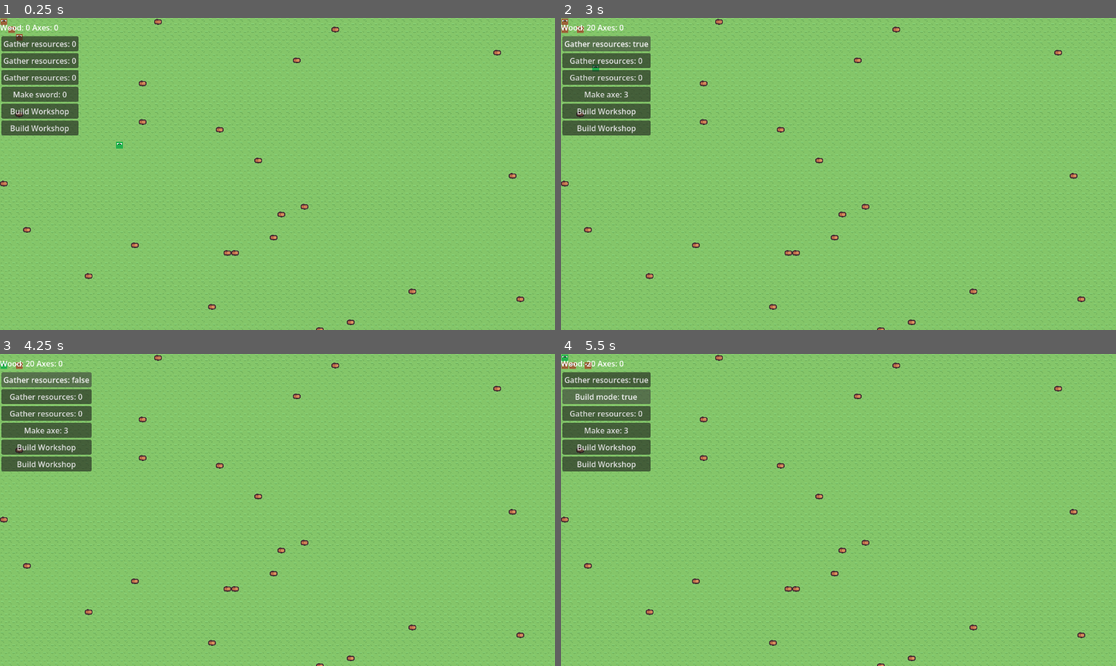
Above: before the commit, frames 1-4 (two rows, left to right).
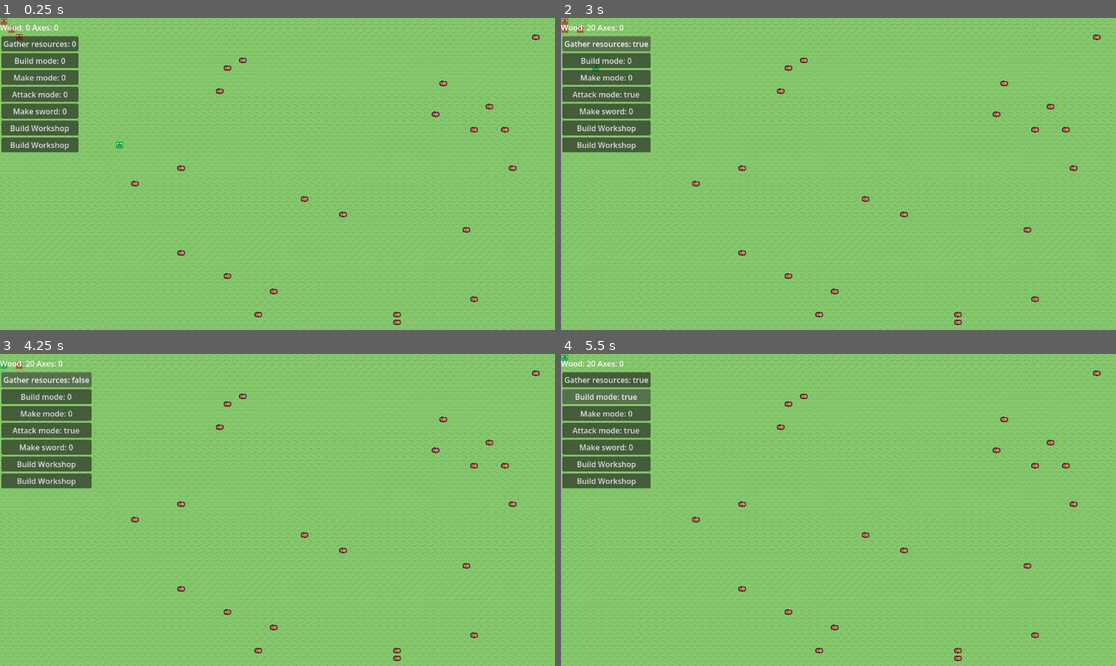
Above: after the commit, the same moments.

Repository: amandodaw/zd-prototype
Game: Godot game, scene res://scenes/world.tscn
The game is run twice, just before and just after one commit, with the same random seed, the same clock (stepped at 60 frames per second) and the same inputs.
Inputs (mouse positions are in pixels of both pictures, inside the frame that each line leads up to):
- Up to frame 1 (0.25 s): no input
- Up to frame 2 (3 s): click (599, 92) at 0.5 s, where only the run after the commit has a clickable "Attack mode: 0"; click (599, 92) at 1.25 s, where only the run after the commit has a clickable "Attack mode: true"; click (599, 92) at 2 s, where only the run after the commit has a clickable "Attack mode: false"; click "Gather resources: 0" at 2.75 s
- Up to frame 3 (4.25 s): click "Gather resources: true" at 3.5 s
- Up to frame 4 (5.5 s): click "Gather resources: false" at 4.25 s; click "Gather resources: 0" (after the commit: "Build mode: 0") at 5 s

The runs differ from the first frame. In frame 1, 2.2% of the frame differs, in the area x 0-98%, y 0-100%; in frame 2, 2.4%; in frame 3, 2.4%; in frame 4, 2.3%.

Commit message:
Cambiado sistema de reserva de resources. Ahora resourcecomponent tiene una variable reserved. Cualquier cosa que se coja o caiga al suelo puede ser resource mientras esté en el suelo. Mucho lio?

Diff:
--- a/scenes/canvas_layer.tscn
+++ b/scenes/canvas_layer.tscn
@@ -55,11 +55,15 @@
 
 [node name="BuildButton" type="Button" parent="UI/BottomPanel/Orders/VBoxContainer" unique_id=2109771159]
 layout_mode = 2
-text = "Gather resources: 0"
+text = "Build mode: 0"
 
 [node name="MakeButton" type="Button" parent="UI/BottomPanel/Orders/VBoxContainer" unique_id=956975191]
 layout_mode = 2
-text = "Gather resources: 0"
+text = "Make mode: 0"
+
+[node name="AttackButton" type="Button" parent="UI/BottomPanel/Orders/VBoxContainer" unique_id=1517351460]
+layout_mode = 2
+text = "Attack mode: 0"
 
 [node name="MakeAxe" type="Button" parent="UI/BottomPanel/Orders/VBoxContainer" unique_id=992665159]
 layout_mode = 2
@@ -76,6 +80,7 @@
 [connection signal="pressed" from="UI/BottomPanel/Orders/VBoxContainer/GatherButton" to="UI" method="_on_gather_button_pressed"]
 [connection signal="pressed" from="UI/BottomPanel/Orders/VBoxContainer/BuildButton" to="UI" method="_on_build_button_pressed"]
 [connection signal="pressed" from="UI/BottomPanel/Orders/VBoxContainer/MakeButton" to="UI" method="_on_make_button_pressed"]
+[connection signal="pressed" from="UI/BottomPanel/Orders/VBoxContainer/AttackButton" to="UI" method="_on_attack_button_pressed"]
 [connection signal="pressed" from="UI/BottomPanel/Orders/VBoxContainer/MakeAxe" to="UI" method="_on_make_sword_pressed"]
 [connection signal="pressed" from="UI/BottomPanel/Orders/VBoxContainer/BuildWorkshop" to="UI" method="_on_build_workshop_pressed"]
 [connection signal="pressed" from="UI/BottomPanel/Orders/VBoxContainer/BuildWall" to="UI" method="_on_build_wall_pressed"]
--- a/scripts/components/actions/attack_action.gd
+++ b/scripts/components/actions/attack_action.gd
@@ -5,19 +5,18 @@
 	var pos_comp : PositionComponent = entity.get_component(PositionComponent)
 	var target_comp : TargetComponent = entity.get_component(TargetComponent)
 	var attack_comp : AttackComponent = entity.get_component(AttackComponent)
-	if !is_instance_valid(target_comp.attack_target):
+
+	if !is_instance_valid(target_comp.target):
+		finished = true
 		return
-	#print("Intentaré atacar en ", target_comp.target_pos)
-	#print("Estoy en  ", pos_comp.grid_pos)
-	#print("Objetivo está en ", target_comp.attack_target.get_component(PositionComponent).grid_pos)
-	if GridUtils.is_adjacent(pos_comp.grid_pos, target_comp.attack_target.get_component(PositionComponent).grid_pos):
+
+	if GridUtils.is_adjacent(pos_comp.grid_pos, target_comp.target.get_component(PositionComponent).grid_pos):
 		if attack_comp.attack_cooldown<attack_comp.attack_speed:
 			attack_comp.attack_cooldown+=delta
 			return
 		attack_comp.attack_cooldown=0
-		print("ESTOY AQUI")
-		target_comp.attack_target.get_component(HealthComponent).health -= attack_comp.attack_damage
-		if target_comp.attack_target.get_component(HealthComponent).health <= 0:
+		target_comp.target.get_component(HealthComponent).health -= attack_comp.attack_damage
+		if target_comp.target.get_component(HealthComponent).health <= 0:
 			finished = true
 		return
 	else:
--- a/scripts/components/actions/gather_action.gd
+++ b/scripts/components/actions/gather_action.gd
@@ -14,7 +14,6 @@
 		cancel_picking(entity)
 		return
 
-
 	if GridUtils.is_adjacent(position_comp.grid_pos, target_comp.target_pos):
 		entity.elements_map.erase_cell(target_comp.target_pos)
 		city_comp.entities.erase(target_comp.target_pos)
@@ -29,12 +28,11 @@
 	ai_comp.current_job = CityComponent.Tasks.IDLE
 	target_comp.target_pos = GridUtils.INVALID
 	finished = true
-	print("He terminado y mi plan es: ", entity.get_component(PlanComponent).plan)
 
 func cancel_picking(entity : Entity):
 	var target_comp : TargetComponent = entity.get_component(TargetComponent)
 	var city_comp : CityComponent = entity.get_component(AIComponent).city_comp
 	var plan_comp : PlanComponent = entity.get_component(PlanComponent)
 	plan_comp.plan.clear()
-	city_comp.reserved_tiles.erase(target_comp.target_pos)
+	target_comp.target.get_component(ResourceComponent).reserved = false
 	stop_picking(entity)
--- /dev/null
+++ b/scripts/components/actions/resource_component.gd
@@ -0,0 +1,3 @@
+class_name ResourceComponent
+
+var reserved : bool = false
--- a/scripts/components/city_component.gd
+++ b/scripts/components/city_component.gd
@@ -16,7 +16,8 @@
 	Tasks.GATHER_RESOURCES : false,
 	Tasks.BUILD : false,
 	Tasks.MAKE : false,
-	Tasks.IDLE : false
+	Tasks.IDLE : false,
+	Tasks.ATTACK : false
 }
 
 var build_orders : Dictionary[Vector2i, BuildOrderComponent] = {}
--- a/scripts/components/target_component.gd
+++ b/scripts/components/target_component.gd
@@ -1,5 +1,5 @@
 class_name TargetComponent
 
-var attack_target : Entity = null
+var target : Entity = null
 var target_pos : Vector2i = GridUtils.INVALID
-var adyacent_target_pos : Vector2i = GridUtils.INVALID
+var target_type : Entity.Entity_type
--- a/scripts/entity.gd
+++ b/scripts/entity.gd
@@ -23,7 +23,8 @@
 
 enum Entity_type {
 	HUMAN,
-	ZOMBIE
+	ZOMBIE,
+	RESOURCE
 }
 var entity_type : Entity_type
 
--- a/scripts/map.gd
+++ b/scripts/map.gd
@@ -5,6 +5,8 @@
 
 var ground_tile : Vector2i = Vector2i(1, 0)
 var wood_tile : Vector2i = Vector2i(10, 8)
+
+var entities : Array[Entity]
 
 @onready var city_comp : CityComponent
 
@@ -22,7 +24,8 @@
 		for j in range(height):
 			ground_layer.set_cell(Vector2i(i, j), 0, ground_tile)
 
-func add_wood(amount: int) -> void:
+func add_wood_random(amount: int) -> void:
+	var invalid_tiles = get_entity_tiles()
 	for i in range(amount):
 
 		var pos = Vector2i(
@@ -31,13 +34,30 @@
 		)
 
 		# evitar sobreescribir otra entidad
-		if pos in city_comp.entities:
+		if pos in invalid_tiles:
 			continue
 
-		element_layer.set_cell(pos, 0, wood_tile)
-		city_comp.astar.set_point_solid(pos, true)
-		city_comp.entities[pos] = "wood"
+		add_wood(pos)
+
+func add_wood(pos : Vector2i):
+	var wood := Entity.new()
+	var wood_pos := PositionComponent.new()
+	wood_pos.grid_pos = pos
+	wood.add_component(wood_pos)
+	wood.add_component(ResourceComponent.new())
+	wood.entity_type = Entity.Entity_type.RESOURCE
+	element_layer.set_cell(pos, 0, wood_tile)
+	city_comp.astar.set_point_solid(pos, true)
+	entities.append(wood)
 
 func check_wood() -> void:
-	if not city_comp.entities.values().has("wood") and not city_comp.entities.values().has("reserved"):
-		add_wood(10)
+	for entity in entities:
+		if entity.has_component(ResourceComponent):
+			return
+	add_wood_random(10)
+
+func get_entity_tiles() -> Array[Vector2i]:
+	var entity_tiles : Array[Vector2i] = []
+	for entity in entities:
+		entity_tiles.append(entity.get_component(PositionComponent).grid_pos)
+	return entity_tiles
--- a/scripts/systems/action_system.gd
+++ b/scripts/systems/action_system.gd
@@ -2,6 +2,8 @@
 
 func update(delta : float, entities: Array[Entity]):
 	for e in entities:
+		if !e.has_component(PlanComponent):
+			continue
 		var plan_comp : PlanComponent = e.get_component(PlanComponent)
 		var target_comp : TargetComponent = e.get_component(TargetComponent)
 		if not plan_comp:
@@ -23,4 +25,4 @@
 			if plan_comp.plan.is_empty():
 				print("plan terminado")
 				target_comp.target_pos = GridUtils.INVALID
-				target_comp.attack_target = null
+				target_comp.target = null
--- a/scripts/systems/ai_system.gd
+++ b/scripts/systems/ai_system.gd
@@ -2,13 +2,15 @@
 
 func update(delta : float, entities :  Array[Entity]):
 	for entity in entities:
+		if !entity.has_component(AIComponent):
+			continue
 		match entity.entity_type:
 			Entity.Entity_type.HUMAN:
-				check_job(delta, entity)
+				check_job(delta, entity, entities)
 			Entity.Entity_type.ZOMBIE:
-				find_human(delta, entity, entities)
+				check_target(delta, entity, entities, Entity.Entity_type.HUMAN)
 
-func check_job(delta : float, entity : Entity):
+func check_job(delta : float, entity : Entity, entities : Array[Entity]):
 	var ai_comp : AIComponent = entity.get_component(AIComponent)
 	var city_comp : CityComponent = ai_comp.city_comp
 	var plan : PlanComponent = entity.get_component(PlanComponent)
@@ -18,6 +20,10 @@
 		#if ai_comp.current_job != city_comp.Tasks.IDLE and city_comp.tasks[ai_comp.current_job]:
 		if ai_comp.current_job != CityComponent.Tasks.IDLE:
 			return
+
+		if city_comp.tasks[CityComponent.Tasks.ATTACK]:
+			if check_target(delta, entity, entities, Entity.Entity_type.ZOMBIE):
+				return
 
 		if city_comp.tasks[city_comp.Tasks.BUILD] and !city_comp.build_orders.is_empty():
 			if has_build_order(entity, city_comp.build_orders):
@@ -67,12 +73,15 @@
 		return true
 	return false
 
-func find_human(delta : float, entity : Entity, entities : Array[Entity]) -> void:
+func check_target(delta : float, entity : Entity, entities : Array[Entity], target_type : Entity.Entity_type) -> bool:
+	var target_comp : TargetComponent = entity.get_component(TargetComponent)
 	var ai_comp : AIComponent = entity.get_component(AIComponent)
 	var city_comp : CityComponent = ai_comp.city_comp
 
 	for posible_target in entities:
-		if posible_target.entity_type == Entity.Entity_type.HUMAN:
+		if posible_target.entity_type == target_type:
 			ai_comp.current_job = CityComponent.Tasks.ATTACK
-			return
+			target_comp.target_type = target_type
+			return true
 	ai_comp.current_job = CityComponent.Tasks.IDLE
+	return false
--- a/scripts/systems/health_system.gd
+++ b/scripts/systems/health_system.gd
@@ -2,6 +2,8 @@
 
 func update(delta : float, entities :  Array[Entity]):
 	for entity in entities:
+		if !entity.has_component(HealthComponent):
+			continue
 		var health_comp : HealthComponent = entity.get_component(HealthComponent)
 		if health_comp.health <= 0:
 			die(entity, entities)
@@ -14,3 +16,7 @@
 	city_comp.reserved_tiles.erase(target_comp.target_pos)
 	entities.erase(entity)
 	entity.queue_free()
+
+func take_damage(entity : Entity, damage_amount : int):
+	var health_comp : HealthComponent = entity.get_component(HealthComponent)
+	pass
--- a/scripts/systems/path_system.gd
+++ b/scripts/systems/path_system.gd
@@ -4,6 +4,8 @@
 
 func update(delta : float, entities : Array[Entity]):
 	for entity in entities:
+		if !entity.has_component(PathComponent):
+			continue
 		var path_comp : PathComponent = entity.get_component(PathComponent)
 		if path_comp.needs_repath:
 			set_astar_path(entity)
@@ -15,7 +17,8 @@
 func set_astar_path(entity : Entity) ->void:
 	var choosed_pos = entity.get_component(TargetComponent).target_pos
 	var path_comp : PathComponent = entity.get_component(PathComponent)
-	var target_pos : TargetComponent = entity.get_component(TargetComponent)
+	var target_comp : TargetComponent = entity.get_component(TargetComponent)
+	var target : Entity = target_comp.target
 	var pos_comp : PositionComponent = entity.get_component(PositionComponent)
 	#var city_comp = entity.get_component(AIComponent).city_comp
 
@@ -24,9 +27,8 @@
 	#Hay que revisar esta condicion. Puede dar problemas con ataques de rango
 	#Ya hecho. Si el target es el mismo que el de la posicion del attack target siempre que no sea null, elegir adyacente.
 	#Cuando haga ranged attack, elegirá otra posición para atacar
-	if astar.is_point_solid(target_pos.target_pos) or (target_pos.attack_target != null and target_pos.target_pos == target_pos.attack_target.get_component(PositionComponent).grid_pos):
-		target_pos.adyacent_target_pos =  choose_adjacent(entity)
-		choosed_pos = target_pos.adyacent_target_pos
+	if astar.is_point_solid(target_comp.target_pos) or (target_comp.target != null and target_comp.target_pos == target_comp.target.get_component(PositionComponent).grid_pos):
+		choosed_pos = choose_adjacent(entity)
 	if choosed_pos == GridUtils.INVALID:
 		print("no path to take")
 		return
--- a/scripts/systems/planner_system.gd
+++ b/scripts/systems/planner_system.gd
@@ -2,6 +2,8 @@
 
 func update(delta : float, entities :  Array[Entity]):
 	for entity in entities:
+		if !entity.has_component(PlanComponent):
+			continue
 		var ai_comp : AIComponent = entity.get_component(AIComponent)
 		var city_comp : CityComponent = ai_comp.city_comp
 		var pos : PositionComponent = entity.get_component(PositionComponent)
--- a/scripts/systems/target_system.gd
+++ b/scripts/systems/target_system.gd
@@ -2,6 +2,8 @@
 
 func update(delta : float, entities :  Array[Entity]):
 	for entity in entities:
+		if !entity.has_component(TargetComponent):
+			continue
 		var ai_comp : AIComponent = entity.get_component(AIComponent)
 		var target_comp : TargetComponent = entity.get_component(TargetComponent)
 		var plan_comp : PlanComponent = entity.get_component(PlanComponent)
@@ -20,7 +22,7 @@
 
 			CityComponent.Tasks.GATHER_RESOURCES:
 				if plan_comp.current_action == null and target_comp.target_pos == GridUtils.INVALID:
-					if !find_wood(entity):
+					if !find_wood(entity, entities):
 						ai_comp.current_job = CityComponent.Tasks.IDLE
 
 			CityComponent.Tasks.IDLE:
@@ -29,21 +31,22 @@
 
 			CityComponent.Tasks.ATTACK:
 				if plan_comp.current_action == null and target_comp.target_pos == GridUtils.INVALID:
-					if !choose_attack_target(entity, entities):
+					if !choose_attack_target(entity, entities, target_comp.target_type):
 						ai_comp.current_job = CityComponent.Tasks.IDLE
 
 		if old_target!=target_comp.target_pos:
 			path_comp.needs_repath = true
 
-func find_wood(entity : Entity):
+func find_wood(entity : Entity, entities :  Array[Entity]):
 	var city_comp : CityComponent = entity.get_component(AIComponent).city_comp
 	var target_comp : TargetComponent = entity.get_component(TargetComponent)
-	var new_target = find_nearest(entity, "wood")
-	if new_target == GridUtils.INVALID or new_target in city_comp.reserved_tiles:
+	var new_target = find_nearest(entity, entities, Entity.Entity_type.RESOURCE)
+	if new_target == null:
 		print("could not find wood")
 		return false
-	target_comp.target_pos = new_target
-	reserve_target(entity)
+	target_comp.target = new_target
+	target_comp.target_pos = new_target.get_component(PositionComponent).grid_pos
+	new_target.get_component(ResourceComponent).reserved = true
 	return true
 
 func take_build_action(entity : Entity) -> bool:
@@ -68,31 +71,32 @@
 func reserve_target(entity : Entity) -> void:
 	var city_comp = entity.get_component(AIComponent).city_comp
 	city_comp.reserved_tiles.set(entity.get_component(TargetComponent).target_pos, true)
+	print("TILES RESERVADAS: ", city_comp.reserved_tiles)
 
 func release_target(entity : Entity) -> void:
 	var city_comp = entity.get_component(AIComponent).city_comp
 	if entity.get_component(TargetComponent).target_pos in city_comp.reserved_tiles:
 		city_comp.reserved_tiles.erase(entity.get_component(TargetComponent).target_pos)
+		print("TILES LIBERADAS: ", city_comp.reserved_tiles)
 
-func find_nearest(entity : Entity, type:String) -> Vector2i:
+func find_nearest(entity : Entity, entities :  Array[Entity], target_type : Entity.Entity_type) -> Entity:
 	var city_comp = entity.get_component(AIComponent).city_comp
 
-	var best := GridUtils.INVALID
+	var best : Entity = null
 	var best_dist := 999999
 
-	for tile in city_comp.entities:
-
-		if city_comp.entities[tile] != type:
+	for posible_target in entities:
+		if posible_target.entity_type != target_type:
 			continue
 
-		if tile in city_comp.reserved_tiles:
+		if target_type == Entity.Entity_type.RESOURCE and posible_target.get_component(ResourceComponent).reserved:
 			continue
 
-		var dist = abs(tile.x - entity.get_component(PositionComponent).grid_pos.x) + abs(tile.y - entity.get_component(PositionComponent).grid_pos.y)
+		var dist = abs(posible_target.get_component(PositionComponent).grid_pos.x - entity.get_component(PositionComponent).grid_pos.x) + abs(posible_target.get_component(PositionComponent).grid_pos.y - entity.get_component(PositionComponent).grid_pos.y)
 
 		if dist < best_dist:
 			best_dist = dist
-			best = tile
+			best = posible_target
 
 	return best
 
@@ -178,11 +182,11 @@
 		return true
 	return false
 
-func choose_attack_target(entity: Entity, entities :  Array[Entity]) -> bool:
+func choose_attack_target(entity: Entity, entities :  Array[Entity], target_type : Entity.Entity_type) -> bool:
 	var target_comp : TargetComponent = entity.get_component(TargetComponent)
 	for posible_target in entities:
-		if posible_target.entity_type != entity.entity_type:
-			target_comp.attack_target = posible_target
+		if posible_target.entity_type == target_type:
+			target_comp.target = posible_target
 			target_comp.target_pos = posible_target.get_component(PositionComponent).grid_pos
 			return true
 	return false
--- a/scripts/ui.gd
+++ b/scripts/ui.gd
@@ -7,6 +7,7 @@
 @onready var build_button : Button = $BottomPanel/Orders/VBoxContainer/BuildButton
 @onready var make_button : Button = $BottomPanel/Orders/VBoxContainer/MakeButton
 @onready var make_axe_button : Button = $BottomPanel/Orders/VBoxContainer/MakeAxe
+@onready var attack_button : Button = $BottomPanel/Orders/VBoxContainer/AttackButton
 
 var city_comp : CityComponent
 
@@ -102,3 +103,8 @@
 		data.origin,
 		data.form
 	)
+
+
+func _on_attack_button_pressed() -> void:
+	city_comp.tasks[city_comp.Tasks.ATTACK] = !city_comp.tasks[city_comp.Tasks.ATTACK]
+	attack_button.text = "Attack mode: " + str(city_comp.tasks[city_comp.Tasks.ATTACK])
--- a/scripts/world.gd
+++ b/scripts/world.gd
@@ -29,6 +29,7 @@
 	city_comp = CityComponent.new()
 	city_comp.astar = astar
 	map.city_comp = city_comp
+	map.entities = entities
 	map.init_map()
 
 	var ground_layer : TileMapLayer = map.ground_layer
@@ -39,7 +40,7 @@
 
 	astar.update()
 
-	map.add_wood(30)
+	map.add_wood_random(30)
 
 	ui.city_comp = city_comp
 	ui.elements_map = elements_map
--- a/scripts/zombie.gd
+++ b/scripts/zombie.gd
@@ -5,7 +5,7 @@
 	#if find_cont<find_threshold:
 		#find_cont += delta
 		#return
-	#find_cont = 0
+	#find_cont = 0W
 	#choose_target()
 #
 #func find_human() ->bool:
Not shown, added: scripts/components/actions/resource_component.gd.uid
